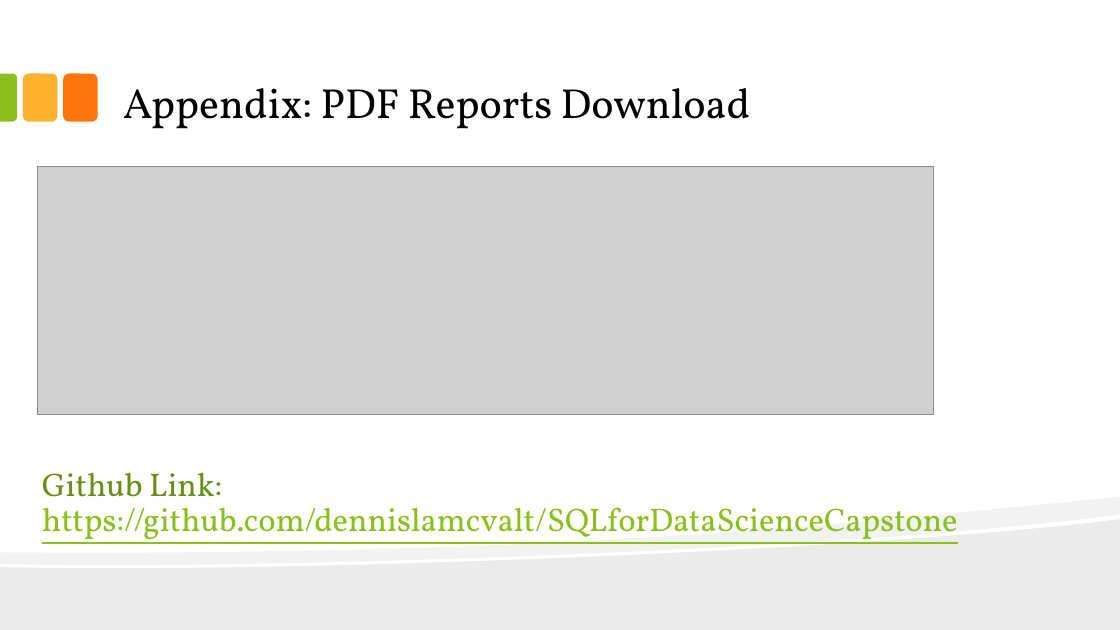
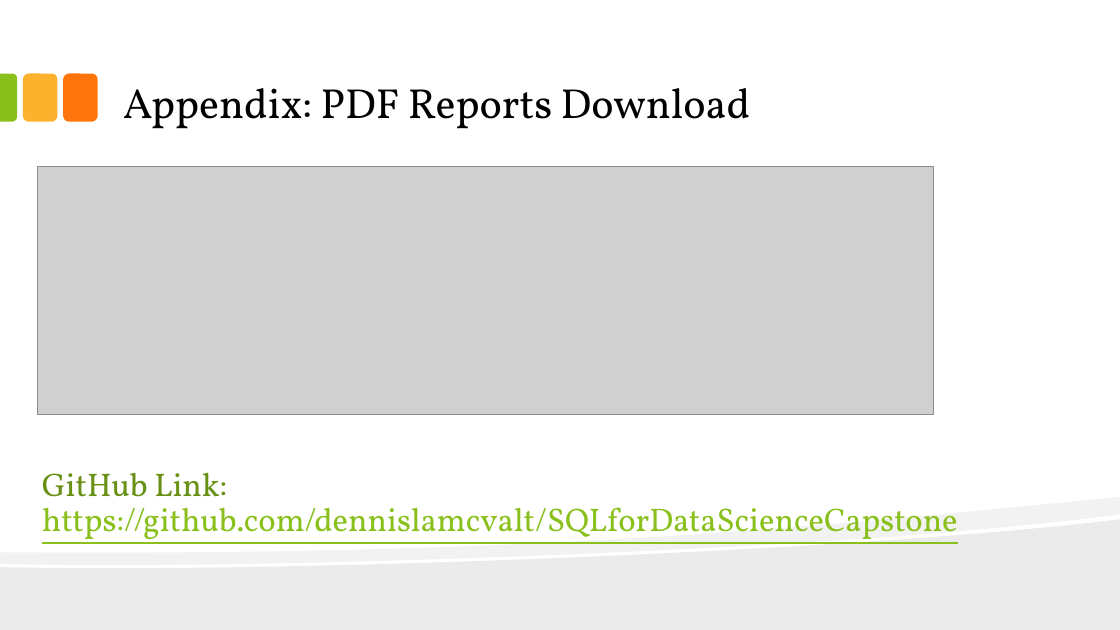
Before and after one commit to dennislamcv1/UCDAVISSQL, a slide deck: slide 23 of SQL for Data Science Capstone Project/Waterpump.pptx. Drawn at 1120x630 pixels with LibreOffice and Linux fonts; fonts in the diff are those of the drawing; grey boxes stand for pictures. Boxes give left, top, right and bottom in pixels: in the first picture for what was removed or moved away, otherwise in the second. Text is boxed around its words. In the diff, an @@ line names an element or a change of style, - is before the commit and + after.

```diff
--- a/SQL for Data Science Capstone Project/Waterpump.pptx
+++ b/SQL for Data Science Capstone Project/Waterpump.pptx
@@ text at (x1=42, y1=472, x2=958, y2=544): text changed @@
-Github Link: https://github.com/dennislamcvalt/SQLforDataScienceCapstone
+GitHub Link: https://github.com/dennislamcvalt/SQLforDataScienceCapstone
```
Also in this commit, not shown: 9 other slides changed, 1 other file.
